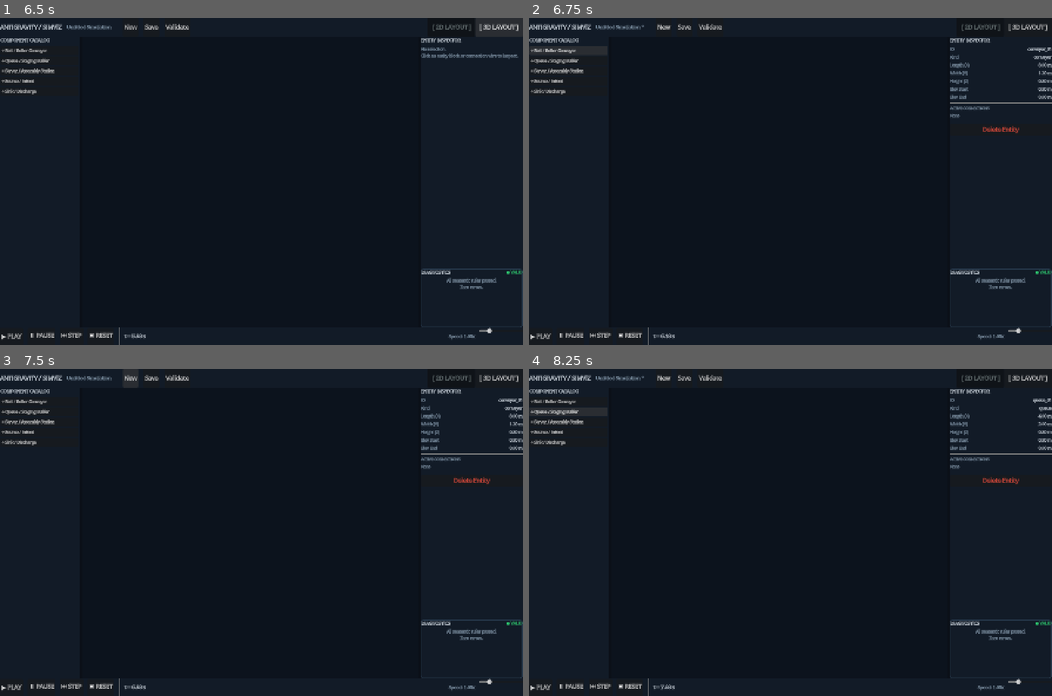
Above: before the commit, frames 1-4 (two rows, left to right).
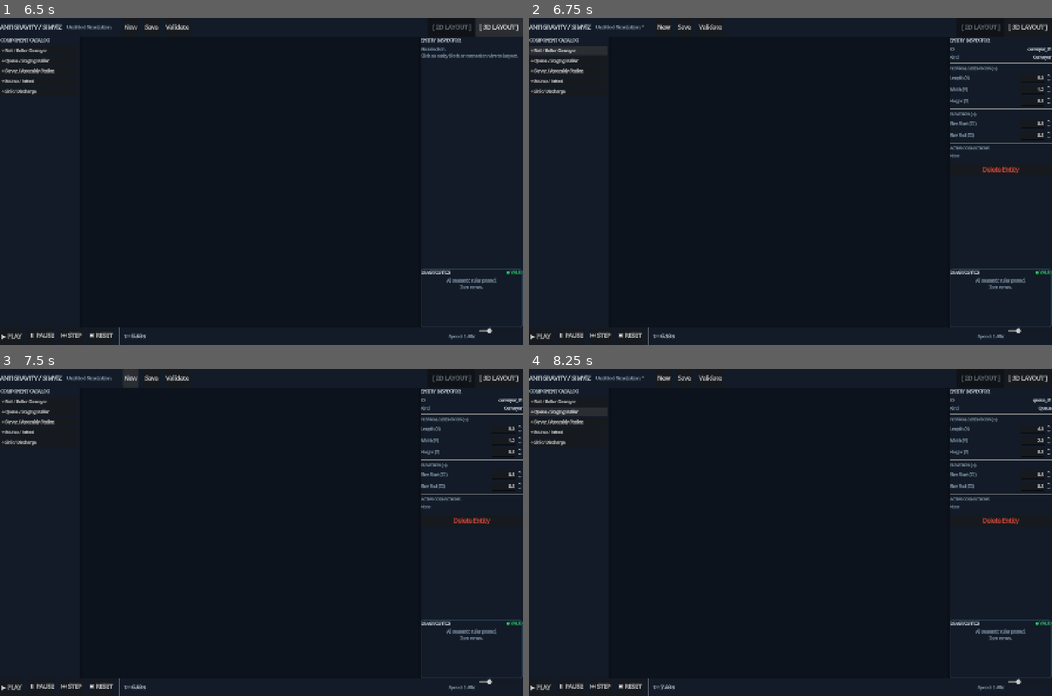
Above: after the commit, the same moments.

Repository: SouKot/Hermes.jl
Game: Godot game, scene res://scenes/main.tscn
The game is run twice, just before and just after one commit, with the same random seed, the same clock (stepped at 60 frames per second) and the same inputs.
Inputs:
- Up to frame 1 (6.5 s): click "▶ PLAY" at 0.5 s; click "▶ PLAY" at 1.25 s; click "New" at 2 s; click "New" at 2.75 s; click "New" at 3.5 s; click "Validate" at 4.25 s; click "[ 2D LAYOUT ]" at 5 s; click "[ 3D LAYOUT ]" at 5.75 s
- Up to frame 2 (6.75 s): click "+ Belt / Roller Conveyor" at 6.5 s
- Up to frame 3 (7.5 s): click "New" at 7.25 s
- Up to frame 4 (8.25 s): click "+ Queue / Staging Buffer" at 8 s

Frame 1 is identical in both runs. In frame 2, 1.2% of the frame differs, in the area x 80-100%, y 11-48%; in frame 3, 1.2%; in frame 4, 1.2%.
Error in both runs: Invalid assignment of property or key 'text' with value of type 'String' on a base object of type 'Nil'. (res://scripts/main.gd:114)

Commit message:
feat(authoring): add editable block dimensions, canvas resize grip, and paused-at-startup simulation

Diff:
--- a/godot/scripts/authoring_2d_canvas.gd
+++ b/godot/scripts/authoring_2d_canvas.gd
@@ -97,6 +97,13 @@
 		b.add_port_requested.connect(_on_add_port_requested)
 		b.remove_port_requested.connect(_on_remove_port_requested)
 		b.disconnect_port_requested.connect(_on_disconnect_port_requested)
+		b.element_resized.connect(func(_eid: String, _dims: Vector3):
+			_redraw_all()
+		)
+		b.element_resize_committed.connect(func(eid: String, dims: Vector3):
+			if doc_store != null:
+				doc_store.update_element_geometry(eid, dims)
+		)
 
 	move_child(_wires_layer, -1)
 	_redraw_all()
@@ -105,6 +112,8 @@
 	rebuild_blocks()
 
 func _on_document_modified() -> void:
+	for b in _block_nodes.values():
+		b.refresh_from_element()
 	_redraw_all()
 
 func _on_selection_changed(sel_id: String, _sel_type: String) -> void:
--- a/godot/scripts/authoring_block_node.gd
+++ b/godot/scripts/authoring_block_node.gd
@@ -12,6 +12,8 @@
 signal add_port_requested(element_id: String, bay_action: String) # "flow_in", "flow_out", "signal_in", "metric_out"
 signal remove_port_requested(element_id: String, bay_action: String) # "flow_in", "flow_out", "signal_in", "metric_out"
 signal disconnect_port_requested(element_id: String, port_id: String)
+signal element_resized(element_id: String, new_dims: Vector3)
+signal element_resize_committed(element_id: String, new_dims: Vector3)
 
 const BG_NORMAL := Color("#121b27")
 const BG_SELECTED := Color("#17263c")
@@ -34,6 +36,9 @@
 var hovered_port_id: String = ""
 var _dragging: bool = false
 var _drag_offset: Vector2 = Vector2.ZERO
+var _resizing: bool = false
+var _resize_start_mouse: Vector2 = Vector2.ZERO
+var _resize_start_dims: Vector3 = Vector3.ZERO
 
 var _port_sockets: Dictionary = {} # port_id -> { "pos": Vector2, "kind": String, "is_output": bool, "dir": String, "name": String }
 
@@ -43,6 +48,9 @@
 	custom_minimum_size = Vector2(260, 96)
 
 func _ready() -> void:
+	refresh_from_element()
+
+func refresh_from_element() -> void:
 	_recalculate_size()
 	calculate_sockets()
 	queue_redraw()
@@ -206,13 +214,25 @@
 					accept_event()
 					return
 
-				# 3. Center body clicked -> drag block
+				# 3. Check if clicked on resize handle (when selected)
+				if is_selected and _hit_test_resize_handle(mb.position):
+					_resizing = true
+					_resize_start_mouse = mb.position
+					_resize_start_dims = _get_physical_dimensions()
+					accept_event()
+					return
+
+				# 4. Center body clicked -> drag block
 				_dragging = true
 				_drag_offset = mb.position
 				block_selected.emit(element.id)
 				accept_event()
 			else:
-				if _dragging:
+				if _resizing:
+					_resizing = false
+					element_resize_committed.emit(element.id, _get_physical_dimensions())
+					accept_event()
+				elif _dragging:
 					_dragging = false
 					accept_event()
 
@@ -224,11 +244,31 @@
 				accept_event()
 				return
 
-	elif event is InputEventMouseMotion and _dragging:
+	elif event is InputEventMouseMotion:
 		var mm := event as InputEventMouseMotion
-		position += mm.position - _drag_offset
-		block_moved.emit(element.id, position)
-		accept_event()
+		if _resizing:
+			var dx := mm.position.x - _resize_start_mouse.x
+			var dy := mm.position.y - _resize_start_mouse.y
+			var new_len: float = max(1.0, snapped(_resize_start_dims.x + (dx / 20.0), 0.1))
+			var new_wid: float = max(0.5, snapped(_resize_start_dims.y + (dy / 20.0), 0.1))
+			if element != null and element.geometry.has("dimensions"):
+				element.geometry["dimensions"][0] = new_len
+				element.geometry["dimensions"][1] = new_wid
+			refresh_from_element()
+			element_resized.emit(element.id, Vector3(new_len, new_wid, _resize_start_dims.z))
+			accept_event()
+		elif _dragging:
+			position += mm.position - _drag_offset
+			block_moved.emit(element.id, position)
+			accept_event()
+		else:
+			if is_selected and _hit_test_resize_handle(mm.position):
+				mouse_default_cursor_shape = Control.CURSOR_FDIAGSIZE
+			else:
+				mouse_default_cursor_shape = Control.CURSOR_ARROW
+
+func _hit_test_resize_handle(local_pos: Vector2) -> bool:
+	return Rect2(size.x - 20.0, size.y - 20.0, 20.0, 20.0).has_point(local_pos)
 
 func _hit_test_port(local_pos: Vector2) -> String:
 	var best_id := ""
@@ -396,6 +436,13 @@
 	# Right Bay: Col 2 Metric Out [+] and [-]
 	_draw_port_btn_pair(Rect2(size.x - 30.0, btn_y, 13.0, btn_h), Rect2(size.x - 16.0, btn_y, 13.0, btn_h), COLOR_METRIC, col_btn_sub)
 
+	# 7. Draw resize grip handle at bottom-right when selected
+	if is_selected:
+		var grip_col := BORDER_SELECTED
+		draw_line(Vector2(size.x - 14, size.y - 4), Vector2(size.x - 4, size.y - 14), grip_col, 1.5)
+		draw_line(Vector2(size.x - 9, size.y - 4), Vector2(size.x - 4, size.y - 9), grip_col, 1.5)
+		draw_line(Vector2(size.x - 4, size.y - 4), Vector2(size.x - 4, size.y - 4), grip_col, 1.5)
+
 func _draw_port_btn_pair(r_add: Rect2, r_sub: Rect2, add_col: Color, sub_col: Color) -> void:
 	# Add button [+]
 	draw_rect(r_add, Color("#172333"), true)
--- a/godot/scripts/authoring_document_store.gd
+++ b/godot/scripts/authoring_document_store.gd
@@ -199,6 +199,20 @@
 		if elem.id == elem_id:
 			return elem
 	return null
+
+func update_element_geometry(elem_id: String, new_dims: Vector3, elev_start: float = -999.0, elev_end: float = -999.0) -> bool:
+	var elem := get_element(elem_id)
+	if elem == null:
+		return false
+	_record_undo()
+	elem.geometry["dimensions"] = [max(0.1, new_dims.x), max(0.1, new_dims.y), max(0.05, new_dims.z)]
+	if elev_start > -900.0:
+		elem.geometry["elevation_start"] = max(0.0, elev_start)
+	if elev_end > -900.0:
+		elem.geometry["elevation_end"] = max(0.0, elev_end)
+	validate()
+	document_modified.emit()
+	return true
 
 func add_connection(conn: SceneTypes.SceneConnection) -> void:
 	_record_undo()
--- a/godot/scripts/authoring_shell.gd
+++ b/godot/scripts/authoring_shell.gd
@@ -445,20 +445,55 @@
 
 	# Name / ID
 	_add_inspector_field("ID", elem.id)
-	_add_inspector_field("Kind", elem.kind)
-
-	# Dimensions
-	var dims = elem.geometry.get("dimensions", [0, 0, 0])
-	if dims is Array and dims.size() >= 3:
-		_add_inspector_field("Length (X)", "%.2f m" % float(dims[0]))
-		_add_inspector_field("Width (Y)", "%.2f m" % float(dims[1]))
-		_add_inspector_field("Height (Z)", "%.2f m" % float(dims[2]))
-
-	# Elevation
-	var z_s = elem.geometry.get("elevation_start", 0.8)
-	var z_e = elem.geometry.get("elevation_end", z_s)
-	_add_inspector_field("Elev Start", "%.2f m" % float(z_s))
-	_add_inspector_field("Elev End", "%.2f m" % float(z_e))
+	_add_inspector_field("Kind", elem.kind.capitalize())
+
+	# Physical Dimensions (Editable)
+	var dims_sep := HSeparator.new()
+	_inspector_container.add_child(dims_sep)
+	var dims_lbl := Label.new()
+	dims_lbl.text = "PHYSICAL DIMENSIONS (m)"
+	dims_lbl.add_theme_font_size_override("font_size", 10)
+	dims_lbl.add_theme_color_override("font_color", MUTED)
+	_inspector_container.add_child(dims_lbl)
+
+	var dims = elem.geometry.get("dimensions", [4.0, 2.0, 0.8])
+	var cur_len: float = float(dims[0]) if (dims is Array and dims.size() >= 1) else 4.0
+	var cur_wid: float = float(dims[1]) if (dims is Array and dims.size() >= 2) else 2.0
+	var cur_hgt: float = float(dims[2]) if (dims is Array and dims.size() >= 3) else 0.8
+	var z_s: float = float(elem.geometry.get("elevation_start", 0.8))
+	var z_e: float = float(elem.geometry.get("elevation_end", z_s))
+	var eid := elem.id
+
+	_add_inspector_spinbox("Length (X)", cur_len, 0.5, 100.0, 0.1, func(v: float):
+		cur_len = v
+		doc_store.update_element_geometry(eid, Vector3(cur_len, cur_wid, cur_hgt), z_s, z_e)
+	)
+	_add_inspector_spinbox("Width (Y)", cur_wid, 0.2, 50.0, 0.1, func(v: float):
+		cur_wid = v
+		doc_store.update_element_geometry(eid, Vector3(cur_len, cur_wid, cur_hgt), z_s, z_e)
+	)
+	_add_inspector_spinbox("Height (Z)", cur_hgt, 0.1, 20.0, 0.05, func(v: float):
+		cur_hgt = v
+		doc_store.update_element_geometry(eid, Vector3(cur_len, cur_wid, cur_hgt), z_s, z_e)
+	)
+
+	# Elevation (Editable)
+	var elev_sep := HSeparator.new()
+	_inspector_container.add_child(elev_sep)
+	var elev_lbl := Label.new()
+	elev_lbl.text = "ELEVATION (m)"
+	elev_lbl.add_theme_font_size_override("font_size", 10)
+	elev_lbl.add_theme_color_override("font_color", MUTED)
+	_inspector_container.add_child(elev_lbl)
+
+	_add_inspector_spinbox("Elev Start (Z1)", z_s, 0.0, 50.0, 0.1, func(v: float):
+		z_s = v
+		doc_store.update_element_geometry(eid, Vector3(cur_len, cur_wid, cur_hgt), z_s, z_e)
+	)
+	_add_inspector_spinbox("Elev End (Z2)", z_e, 0.0, 50.0, 0.1, func(v: float):
+		z_e = v
+		doc_store.update_element_geometry(eid, Vector3(cur_len, cur_wid, cur_hgt), z_s, z_e)
+	)
 
 	# Active Connections for this Element
 	var conns_sep := HSeparator.new()
@@ -539,6 +574,31 @@
 	row.add_child(v)
 	_inspector_container.add_child(row)
 
+func _add_inspector_spinbox(label_txt: String, initial_val: float, min_val: float, max_val: float, step_val: float, on_changed: Callable) -> SpinBox:
+	var row := HBoxContainer.new()
+	row.add_theme_constant_override("separation", 6)
+	var l := Label.new()
+	l.text = label_txt
+	l.size_flags_horizontal = Control.SIZE_EXPAND_FILL
+	l.add_theme_font_size_override("font_size", 11)
+	l.add_theme_color_override("font_color", MUTED)
+	row.add_child(l)
+
+	var sb := SpinBox.new()
+	sb.min_value = min_val
+	sb.max_value = max_val
+	sb.step = step_val
+	sb.value = initial_val
+	sb.custom_minimum_size = Vector2(86, 26)
+	sb.alignment = HORIZONTAL_ALIGNMENT_RIGHT
+	var le := sb.get_line_edit()
+	if le != null:
+		le.add_theme_font_size_override("font_size", 11)
+	sb.value_changed.connect(on_changed)
+	row.add_child(sb)
+	_inspector_container.add_child(row)
+	return sb
+
 func _on_document_loaded(doc: SceneTypes.SceneDocument) -> void:
 	_update_title()
 	_diagnostics_panel.update_diagnostics(doc_store.last_diagnostics, doc_store.is_document_valid)
@@ -548,6 +608,8 @@
 func _on_document_modified() -> void:
 	_update_title()
 	_diagnostics_panel.update_diagnostics(doc_store.last_diagnostics, doc_store.is_document_valid)
+	if _viewport_3d != null:
+		_viewport_3d.rebuild_3d_scene()
 
 func _on_document_saved(_path: String) -> void:
 	_update_title()
--- a/godot/scripts/main.gd
+++ b/godot/scripts/main.gd
@@ -453,6 +453,16 @@
     entity_count = state.get("entities_by_id", {}).size()
     if state.has("scene_id") and str(state.scene_id) != "":
         scene_name = str(state.scene_id)
+    if state.has("simulation_state"):
+        var sim_st: String = str(state.simulation_state).to_lower()
+        if sim_st == "running":
+            running = true
+            if authoring_shell != null:
+                authoring_shell.is_sim_running = true
+        elif sim_st in ["paused", "stopped"]:
+            running = false
+            if authoring_shell != null:
+                authoring_shell.is_sim_running = false
     if state.has("simulation_time"):
         simulation_time = float(state.simulation_time)
         if simulation_label != null:
--- a/godot/tests/scenespec_authoring_shell_smoke.gd
+++ b/godot/tests/scenespec_authoring_shell_smoke.gd
@@ -156,6 +156,18 @@
 	var hit_met_out_rem := block._hit_test_remove_button(Vector2(block.size.x - 9.0, block.size.y - 10.0))
 	_assert(hit_met_out_add == "metric_out", "Right Bay Column 2 bottom button triggers Add Metric Out")
 	_assert(hit_met_out_rem == "metric_out", "Right Bay Column 2 bottom button triggers Remove Metric Out")
+
+	# Test resize handle hit test & dynamic size expansion
+	block.set_selected(true)
+	_assert(block._hit_test_resize_handle(Vector2(block.size.x - 5.0, block.size.y - 5.0)), "Resize handle hit test passes at bottom-right corner")
+	_assert(not block._hit_test_resize_handle(Vector2(20.0, 20.0)), "Resize handle does not hit test away from corner")
+
+	var prev_w: float = block.size.x
+	elem.geometry["dimensions"] = [12.0, 1.8, 1.0]
+	block.refresh_from_element()
+	_assert(block.size.x > prev_w, "Block width dynamically expanded on dimension update")
+	var updated_dims := block._get_physical_dimensions()
+	_assert(abs(updated_dims.x - 12.0) < 0.01 and abs(updated_dims.y - 1.8) < 0.01, "Physical dimensions updated accurately")
 
 func test_procedural_mesh_factory_conveyor_elevation_and_legs() -> void:
 	_tests_run += 1
@@ -419,3 +431,16 @@
 
 	shell._btn_reset.pressed.emit()
 	_assert(shell.sim_time == 0.0, "Reset button rewinds simulation clock to 0.0s")
+
+	# Test Inspector Editable SpinBoxes for selected element
+	var test_elem := shell.catalog.create_element_instance("conveyor", "test_c", Vector2(0, 0))
+	shell.doc_store.add_element(test_elem)
+	shell.doc_store.select("test_c", "element")
+	shell._populate_inspector()
+	var spinbox_count := 0
+	for child in shell._inspector_container.get_children():
+		if child is HBoxContainer:
+			for sub in child.get_children():
+				if sub is SpinBox:
+					spinbox_count += 1
+	_assert(spinbox_count >= 5, "Inspector contains editable SpinBoxes for Length, Width, Height, Elev Start, Elev End")
Not shown, changed: packages/GodotBridge/test/fixture_server_phase7c.jl
